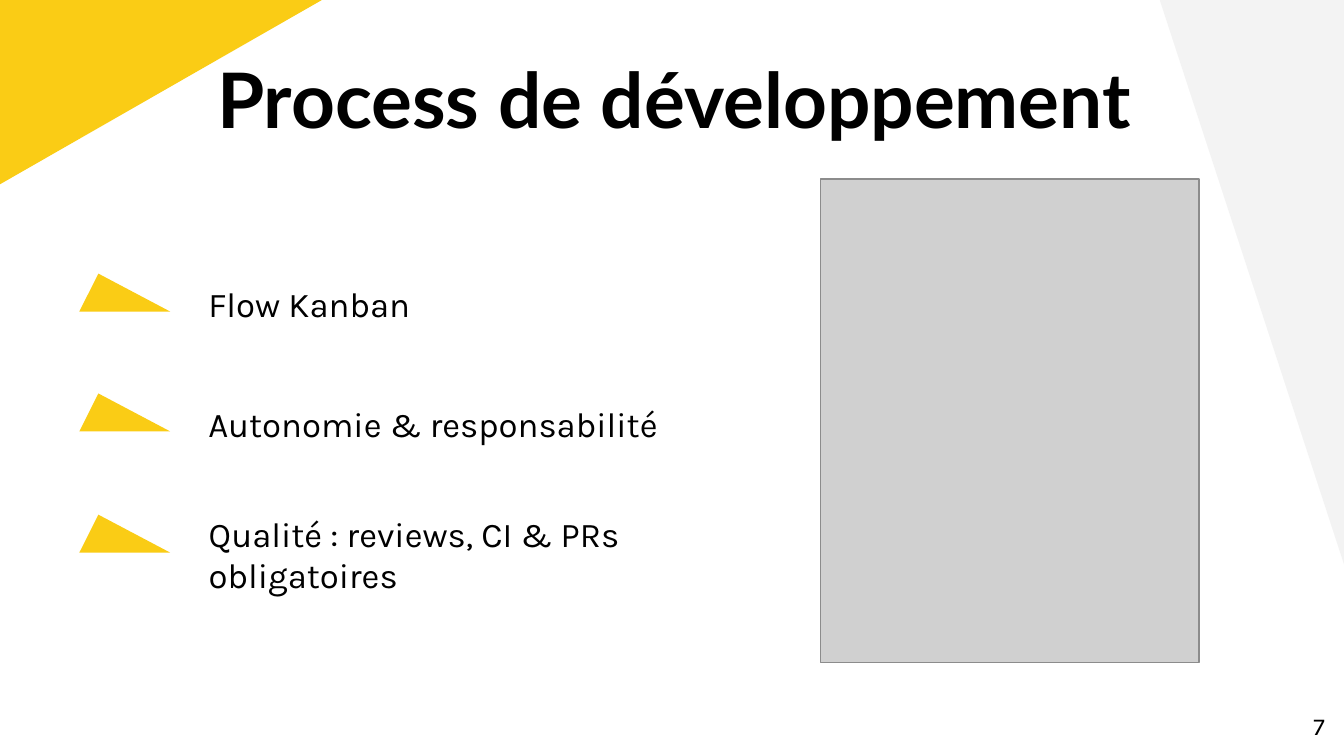
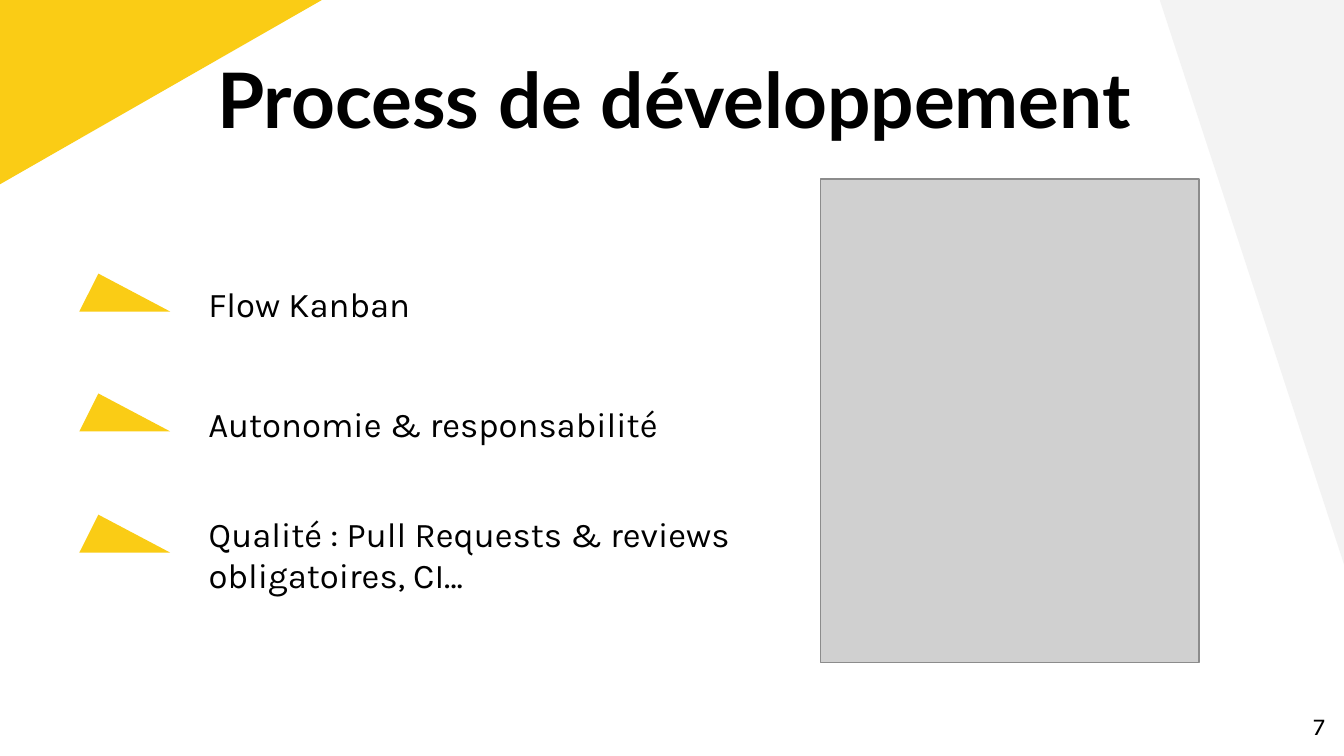
Before and after one commit to JeremieLeymarie/story-builder, a slide deck: slide 7 of sb-keynote-finale.pptx. Drawn at 1344x756 pixels with LibreOffice and Linux fonts; fonts in the diff are those of the drawing; grey boxes stand for pictures. Boxes give left, top, right and bottom in pixels: in the first picture for what was removed or moved away, otherwise in the second. Text is boxed around its words. In the diff, an @@ line names an element or a change of style, - is before the commit and + after.

```diff
--- a/sb-keynote-finale.pptx
+++ b/sb-keynote-finale.pptx
@@ text at bbox=[209, 520, 729, 597]: text changed @@
-Qualité : reviews, CI & PRs obligatoires
+Qualité : Pull Requests & reviews obligatoires, CI…
```
Also in this commit, not shown: 6 other slides changed, 1 other file.
